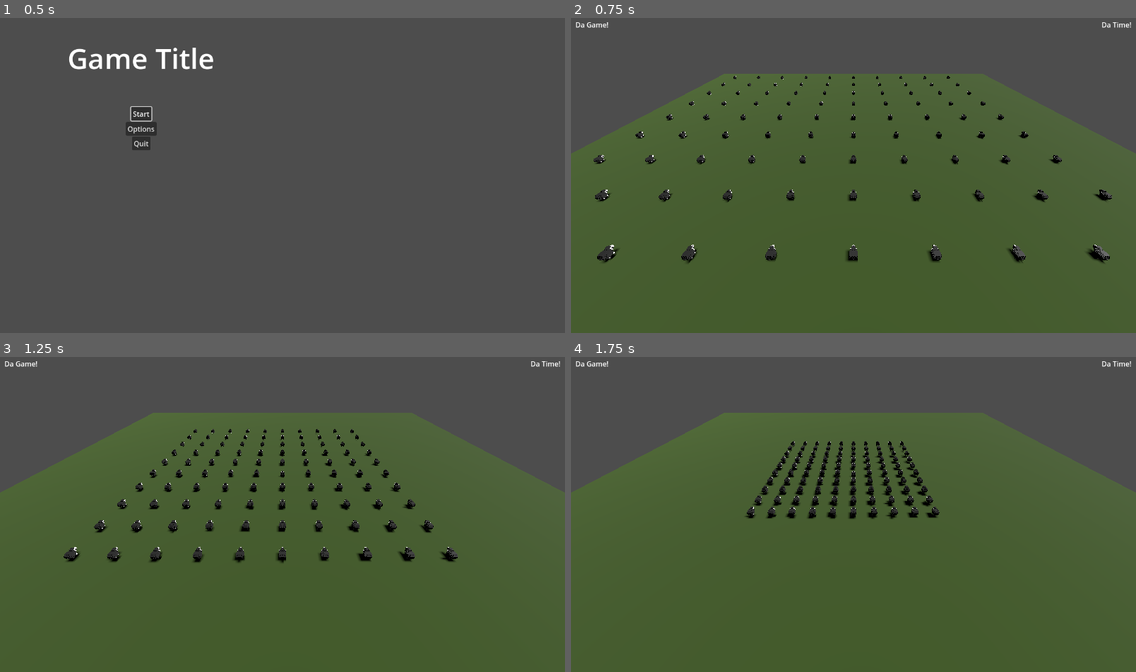
Above: before the commit, frames 1-4 (two rows, left to right).
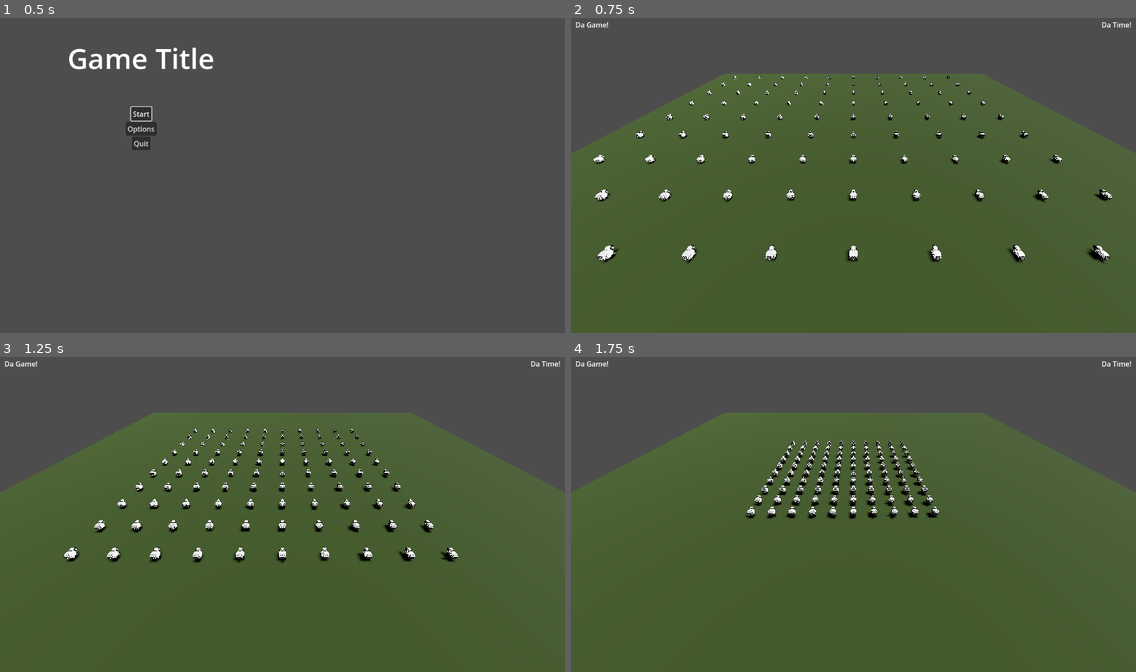
Above: after the commit, the same moments.

Repository: hunttis/ld-58
Game: Godot game, scene res://assets/scenes/master.tscn
Same seed, same stepped clock (60 frames per second), same inputs: the game is played once before the commit and once after it.
Inputs:
- Up to frame 1 (0.5 s): no input
- Up to frame 2 (0.75 s): click "Start" at 0.5 s
- Up to frame 3 (1.25 s): no input
- Up to frame 4 (1.75 s): no input

Frame 1 is identical in both runs. In frame 2, 1.4% of the frame differs, in the area x 4-96%, y 18-77%; in frame 3, 1.6%, in the area x 11-82%, y 22-65%; in frame 4, 1.3%.

Commit message:
use new sheep model

Diff:
--- a/assets/scenes/game/sheep/Sheep.gd
+++ b/assets/scenes/game/sheep/Sheep.gd
@@ -2,6 +2,7 @@
 
 class_name Sheep
 
+@export var sheep_dog: Node3D
 @export var speed: float = 10
 
 @onready var agent: NavigationAgent3D = $NavigationAgent3D
Binary file changed: assets/models/lammas_0.png
Not shown, changed: assets/models/lammas_0.png.import
